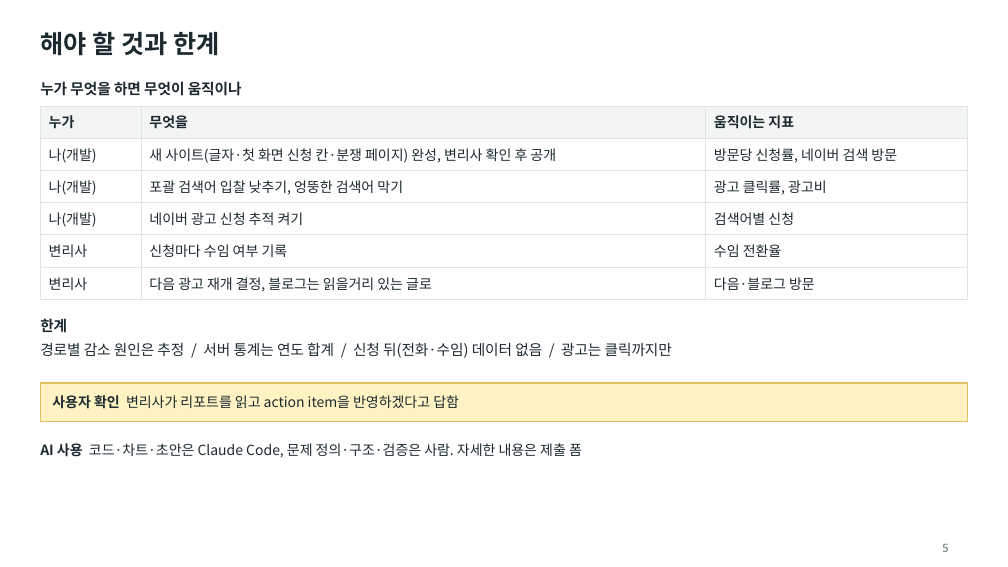
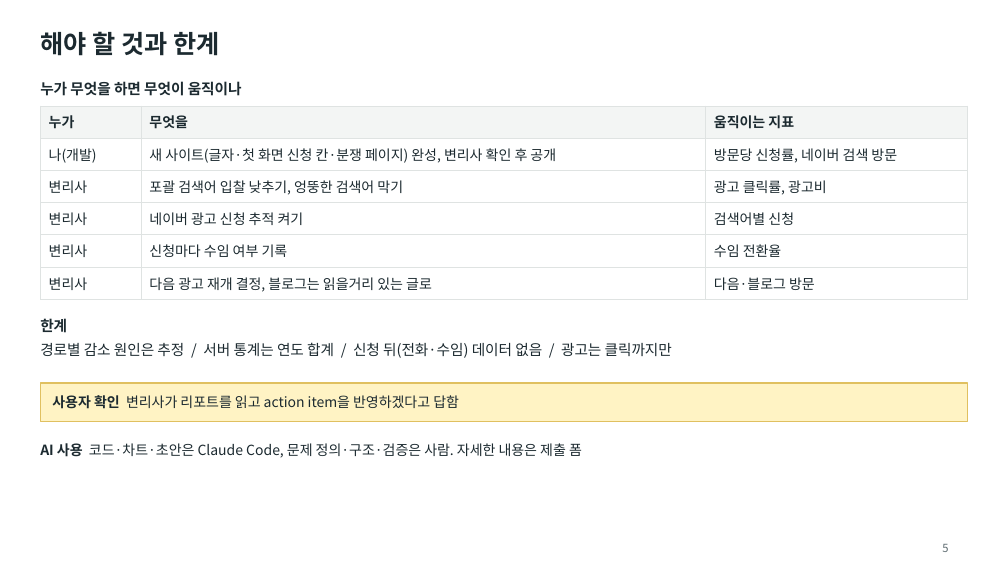
Before and after one commit to mindain/patent-landing-analysis, a slide deck: slide 5 of slides.pptx. Drawn at 1008x567 pixels with LibreOffice and Linux fonts; fonts in the diff are those of the drawing. Boxes give left, top, right and bottom in pixels: in the first picture for what was removed or moved away, otherwise in the second. Text is boxed around its words. In the diff, an @@ line names an element or a change of style, - is before the commit and + after.

```diff
--- a/slides.pptx
+++ b/slides.pptx
@@ table at (40,106,968,296) @@
-row 3, column 1: 나(개발)
+row 3, column 1: 변리사
-row 4, column 1: 나(개발)
+row 4, column 1: 변리사
```
Also in this commit, not shown: 3 other files.
